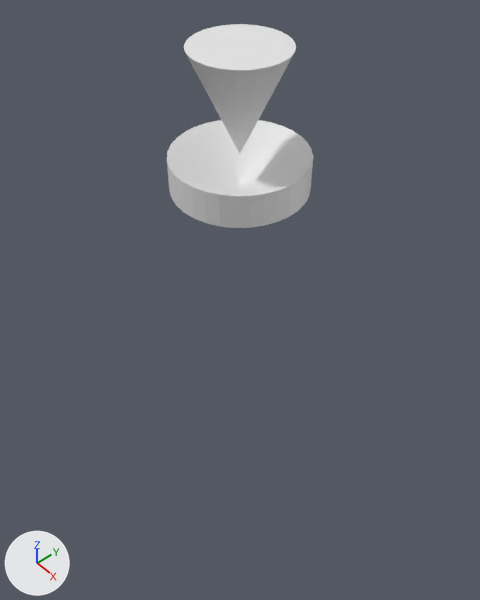
Two versions of the Blender file Assets/Resources/blender/MeetingPoint.blend, one commit apart.
Before and after are seen from a 50 mm lens placed at (6.04, -5.25, 5.3), pointed at (-0.66, 0.58, -3.07). The lights are fixed; the arrows at lower left show +X, +Y and +Z.

Before the edit, the objects in view are built like this:
```python
me_cylinder = bpy.data.meshes.new('Cylinder')
me_cylinder.from_pydata(...)  # 98 vertices, 98 faces; spans x -1.0..1.0, y -1.0..1.0, z 0.0..2.0
# before: 0 (0.0, 1.0, 0.0), 2 (0.2, 0.98, 0.0), 4 (0.38, 0.92, 0.0), 6 (0.56, 0.83, 0.0), 8 (0.71, 0.71, 0.0) at pixel (310, 188)
# before: 10 (0.83, 0.56, 0.0) at pixel (309, 195), 12 (0.92, 0.38, 0.0) at pixel (305, 203), 14 (0.98, 0.2, 0.0) at pixel (298, 210), 16 (1.0, 0.0, 0.0) at pixel (289, 216), 18 (0.98, -0.2, 0.0) at pixel (277, 222)
# before: 20 (0.92, -0.38, 0.0) at pixel (264, 225), 22 (0.83, -0.56, 0.0) at pixel (249, 227), 24 (0.71, -0.71, 0.0) at pixel (234, 227), 26 (0.56, -0.83, 0.0) at pixel (219, 226), 28 (0.38, -0.92, 0.0) at pixel (206, 223)
# before: 30 (0.2, -0.98, 0.0) at pixel (194, 218), 32 (0.0, -1.0, 0.0) at pixel (183, 212), 34 (-0.2, -0.98, 0.0) at pixel (176, 205), 36 (-0.38, -0.92, 0.0) at pixel (171, 198), 38 (-0.56, -0.83, 0.0) at pixel (169, 190)
# before: 40 (-0.71, -0.71, 0.0) at pixel (169, 182), 42 (-0.83, -0.56, 0.0), 44 (-0.92, -0.38, 0.0), 46 (-0.98, -0.2, 0.0), 48 (-1.0, 0.0, 0.0)
# before: 50 (-0.98, 0.2, 0.0), 52 (-0.92, 0.38, 0.0), 54 (-0.83, 0.56, 0.0), 56 (-0.71, 0.71, 0.0), 58 (-0.56, 0.83, 0.0)
# before: 60 (-0.38, 0.92, 0.0), 62 (-0.2, 0.98, 0.0)
ob_meetingpoint = bpy.data.objects.new('MeetingPoint', me_cylinder)
ob_meetingpoint.location = (0.0, 0.0, 0.0)
```
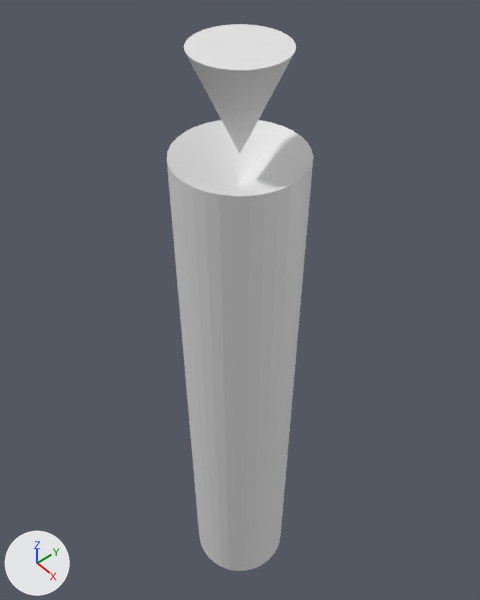
Location of each change, (x1, y1, x2, y2) in pixels of the pictures (480 x 600 px; the box of a moved part takes in the faces that stretch with it):
'MeetingPoint', reshaped (167% taller): before (167, 24, 313, 228); after (167, 24, 313, 571)
part 1 of me_cylinder, moved or reshaped: before (170, 190, 310, 228); after (169, 190, 310, 571)

The change in detail:
me_cylinder has 98 vertices, 98 faces and spans x -1.0..1.0, y -1.0..1.0, z 0.0..2.0.
me_cylinder is used by ob_meetingpoint; location (0.0, 0.0, 0.0).
Part 1, on me_cylinder:
Vertices 0, 2, 4, 6, 8, 10, 12, 14, 16, 18, 20, 22, 24, 26, 28, 30, 32, 34, 36, 38, 40, 42, 44, 46, 48, 50, 52, 54, 56, 58, 60, 62 of me_cylinder move by (0.0, 0.0, -10.0).
